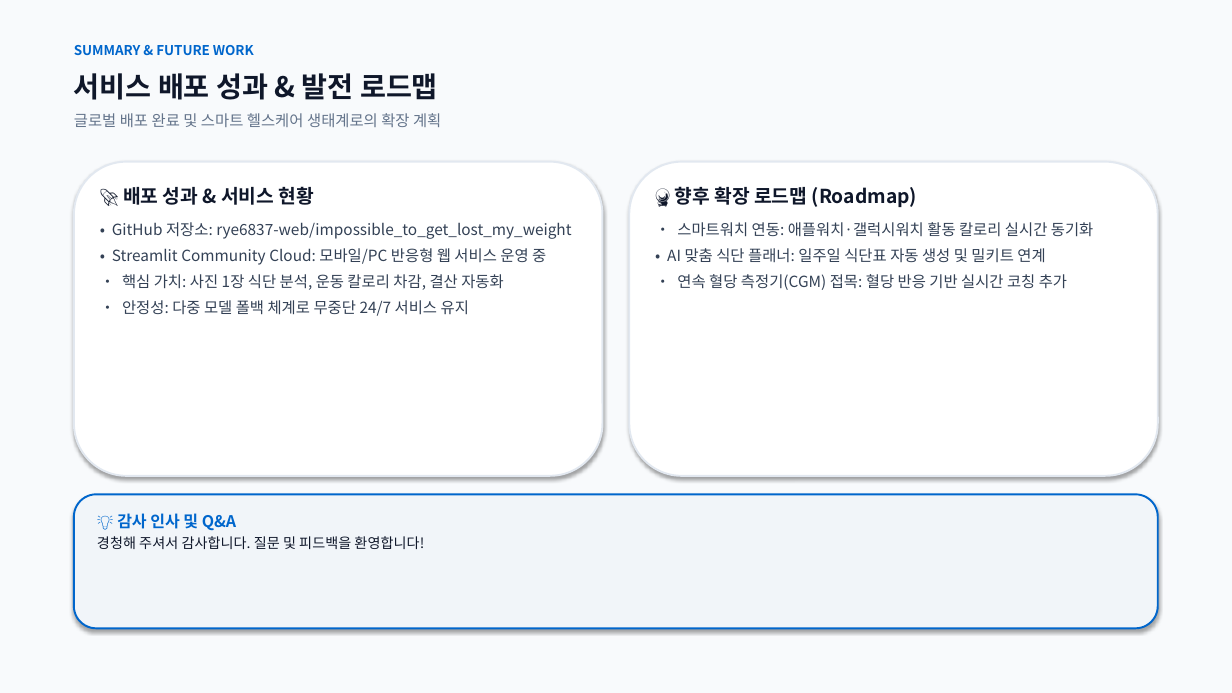
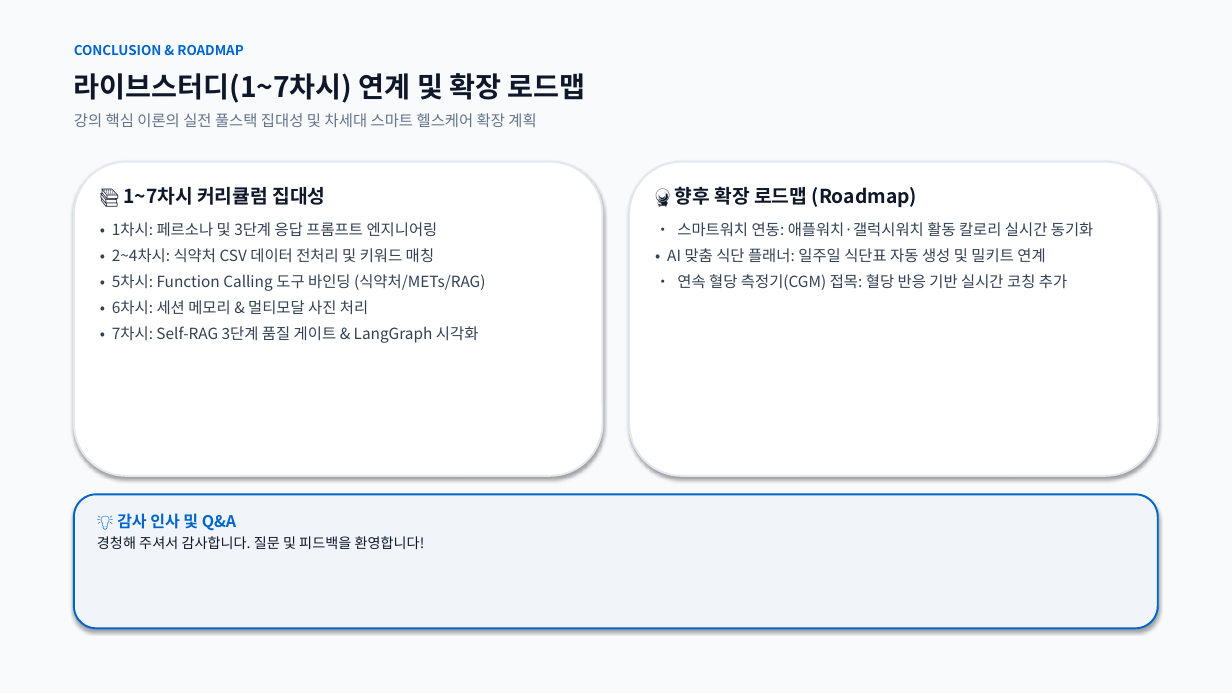
Before and after one commit to rye6837-web/impossible_to_get_lost_my_weight, a slide deck: slide 14 of AI_Diet_Coach_Presentation.pptx. Drawn at 1232x693 pixels with LibreOffice and Linux fonts; fonts in the diff are those of the drawing. Boxes give left, top, right and bottom in pixels: in the first picture for what was removed or moved away, otherwise in the second. Text is boxed around its words. In the diff, an @@ line names an element or a change of style, - is before the commit and + after.

```diff
--- a/AI_Diet_Coach_Presentation.pptx
+++ b/AI_Diet_Coach_Presentation.pptx
@@ text at box(74, 45, 243, 55): text changed @@
-SUMMARY & FUTURE WORK
+CONCLUSION & ROADMAP
@@ text at box(74, 73, 586, 103): text changed @@
-서비스 배포 성과 & 발전 로드맵
+라이브스터디(1~7차시) 연계 및 확장 로드맵
@@ text at box(74, 113, 536, 127): text changed @@
-글로벌 배포 완료 및 스마트 헬스케어 생태계로의 확장 계획
+강의 핵심 이론의 실전 풀스택 집대성 및 차세대 스마트 헬스케어 확장 계획
@@ text at box(112, 187, 485, 343): text changed @@
-🚀 배포 성과 & 서비스 현황
-• GitHub 저장소: rye6837-web/impossible_to_get_lost_my_weight
-• Streamlit Community Cloud: 모바일/PC 반응형 웹 서비스 운영 중
-• 핵심 가치: 사진 1장 식단 분석, 운동 칼로리 차감, 결산 자동화
-• 안정성: 다중 모델 폴백 체계로 무중단 24/7 서비스 유지
+📚 1~7차시 커리큘럼 집대성
+• 1차시: 페르소나 및 3단계 응답 프롬프트 엔지니어링
+• 2~4차시: 식약처 CSV 데이터 전처리 및 키워드 매칭
+• 5차시: Function Calling 도구 바인딩 (식약처/METs/RAG)
+• 6차시: 세션 메모리 & 멀티모달 사진 처리
+• 7차시: Self-RAG 3단계 품질 게이트 & LangGraph 시각화
```
Also in this commit, not shown: 12 other slides changed, 1 slide added, 1 slide removed, 2 other files.
